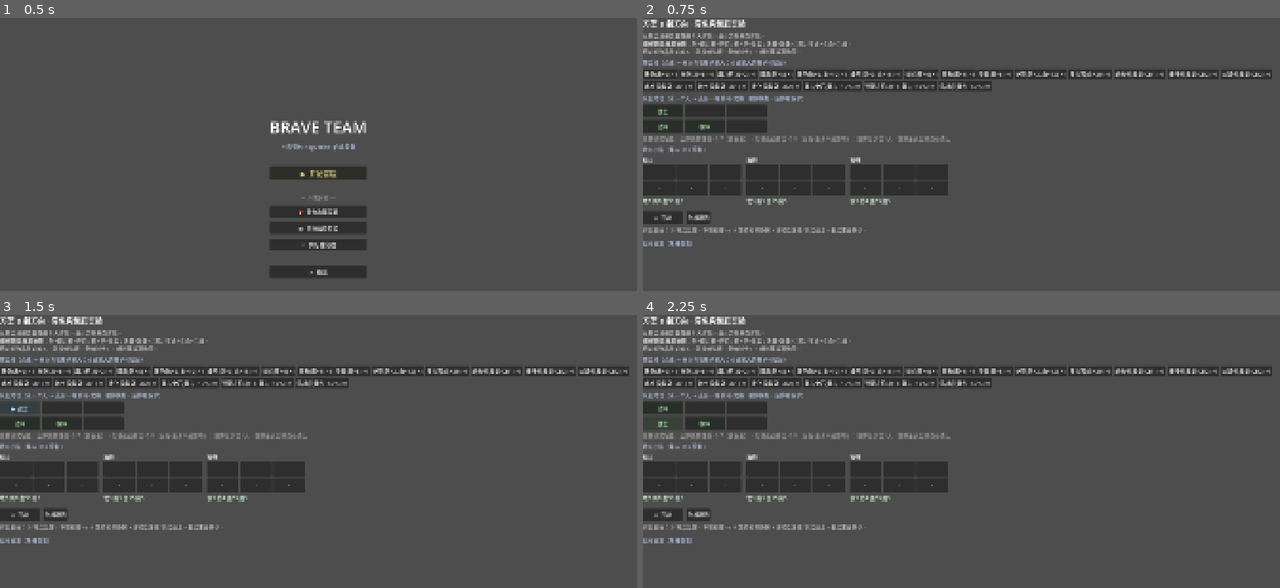
Above: before the commit, frames 1-4 (two rows, left to right).
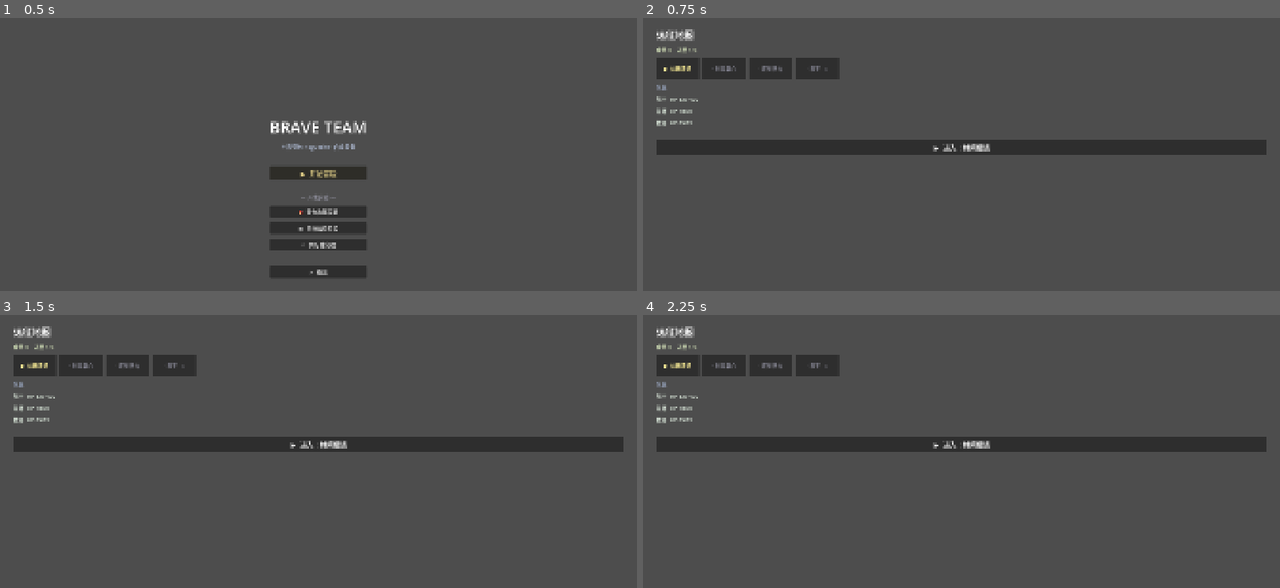
Above: after the commit, the same moments.

Repository: liyang29/Brave-Team
Game: Godot game, scene res://scenes/ui/TitleScreen.tscn
Same seed, same stepped clock (60 frames per second), same inputs: the game is played once before the commit and once after it.
Inputs (mouse positions are in pixels of both pictures, inside the frame that each line leads up to):
- Up to frame 1 (0.5 s): no input
- Up to frame 2 (0.75 s): click "▶ 开始冒险" at 0.5 s
- Up to frame 3 (1.5 s): click (19, 407) at 1.25 s, where only the run before the commit has a clickable "战士"
- Up to frame 4 (2.25 s): click (662, 424) at 2 s, where only the run before the commit has a clickable "法师"

Frame 1 is identical in both runs. In frame 2, 20% of the frame differs, in the area x 0-99%, y 0-84%; in frame 3, 20%; in frame 4, 20%.

Commit message:
feat(run): RunManager 跑局骨架 + 节点地图/遭遇 + 接入开始冒险
最小可跑闭环：标题→节点地图→遭遇(自动战斗,软站位)→回地图→打到魔王(通关)/全灭(失败)。

- RunManager(autoload)：状态机(MAP/ENCOUNTER/VICTORY/GAME_OVER)+队伍+金币+
  节点地图进度+start_run/enter/resolve_encounter。起手队伍占位数值(待背包prep接入)，
  HP跨节点保留(消耗战)。取代旧 GameManager/HeroManager/GuildManager/DataManager 里
  roguelike 真正需要的那部分。
- scenes/run/RunMap：节点路径+进度+队伍状态+进入按钮+胜利/失败横幅。
- scenes/run/Encounter：敌人/队伍预览→开战 BattleSimulator(soft_row)→结果+日志→继续回报。
- TitleScreen"开始冒险"→start_run→进地图（不再是占位）。
- test_run_manager（开局/前进通关/末节点为boss/战败结束）；全量 71/71 绿。

下一步：把背包构筑作为遭遇前的 prep 界面接入（当前遭遇是纯自动）。

Co-Authored-By: Claude Opus 4.8 <noreply@anthropic.com>

Diff:
--- a/project.godot
+++ b/project.godot
@@ -8,6 +8,10 @@
 config/name="Brave Team"
 run/main_scene="res://scenes/ui/TitleScreen.tscn"
 config/features=PackedStringArray("4.6", "Forward Plus")
+
+[autoload]
+
+RunManager="*res://scripts/autoload/RunManager.gd"
 
 [display]
 
--- /dev/null
+++ b/scenes/run/Encounter.tscn
@@ -0,0 +1,10 @@
+[gd_scene load_steps=2 format=3]
+
+[ext_resource type="Script" path="res://scripts/ui/Encounter.gd" id="1"]
+
+[node name="Encounter" type="Control"]
+layout_mode = 3
+anchors_preset = 15
+anchor_right = 1.0
+anchor_bottom = 1.0
+script = ExtResource("1")
--- /dev/null
+++ b/scenes/run/RunMap.tscn
@@ -0,0 +1,10 @@
+[gd_scene load_steps=2 format=3]
+
+[ext_resource type="Script" path="res://scripts/ui/RunMap.gd" id="1"]
+
+[node name="RunMap" type="Control"]
+layout_mode = 3
+anchors_preset = 15
+anchor_right = 1.0
+anchor_bottom = 1.0
+script = ExtResource("1")
--- /dev/null
+++ b/scripts/autoload/RunManager.gd
@@ -0,0 +1,132 @@
+extends Node
+
+# ─────────────────────────────────────────────────────────────────────────────
+# RunManager — roguelike 跑局状态单例（Autoload）
+#
+# 取代旧公会项目里 GameManager/HeroManager/GuildManager/DataManager 中 roguelike
+# 真正需要的那部分：游戏状态机 + 队伍 + 金币 + 地图进度。
+#
+# 当前为最小骨架：标题 → 节点地图 → 遭遇(自动战斗) → 回地图 → 打到魔王。
+# 起手队伍暂用占位数值（待"背包构筑 prep 界面"接入后由玩家搭背包决定战力）。
+# HP 跨节点保留（消耗战），阵亡永久（is_alive=false 不再参战）。
+# ─────────────────────────────────────────────────────────────────────────────
+
+signal state_changed(new_state)
+signal gold_changed(new_gold)
+signal depth_changed(new_depth)
+
+enum State { NONE, MAP, ENCOUNTER, VICTORY, GAME_OVER }
+
+var state: int = State.NONE
+var party: Array = []        # Array[Hero]，整局复用，HP 累积
+var gold: int = 0
+var depth: int = 0           # 当前所在节点索引（0 起）
+var nodes: Array = []        # [{ type, name, enemies:Array[EnemyData], gold:int }]
+var last_result = null       # 上一场 BattleResult（结果界面用）
+
+
+# ── 跑局生命周期 ──────────────────────────────────────────────────────────────
+
+func start_run() -> void:
+	party = _make_starter_party()
+	gold = 0
+	depth = 0
+	nodes = _build_map()
+	last_result = null
+	_set_state(State.MAP)
+
+
+func current_node() -> Dictionary:
+	return nodes[depth] if depth < nodes.size() else {}
+
+func is_boss_node() -> bool:
+	return current_node().get("type", "") == "boss"
+
+func alive_party() -> Array:
+	return party.filter(func(h): return h.is_alive())
+
+
+## 进入当前节点的遭遇
+func enter_current_node() -> void:
+	_set_state(State.ENCOUNTER)
+
+
+## 遭遇结束回报：胜 → 拿钱前进（到底=通关）；负 → 全灭游戏结束
+func resolve_encounter(won: bool, result = null) -> void:
+	last_result = result
+	if not won:
+		_set_state(State.GAME_OVER)
+		return
+	add_gold(int(current_node().get("gold", 0)))
+	depth += 1
+	depth_changed.emit(depth)
+	if depth >= nodes.size():
+		_set_state(State.VICTORY)
+	else:
+		_set_state(State.MAP)
+
+
+func add_gold(n: int) -> void:
+	gold += n
+	gold_changed.emit(gold)
+
+
+func _set_state(s: int) -> void:
+	state = s
+	state_changed.emit(s)
+
+
+# ── 起手队伍（占位：直接给一套数值；将来由背包构筑决定）──────────────────────
+
+func _make_starter_party() -> Array:
+	var w: Hero = _starter(Hero.HeroClass.WARRIOR, "战士", 130, 16, 12, 8, 0, 60, ["slash"])
+	var m: Hero = _starter(Hero.HeroClass.MAGE,    "法师", 70, 8, 4, 13, 19, 80, ["fireball"])
+	var p: Hero = _starter(Hero.HeroClass.PRIEST,  "牧师", 85, 6, 7, 9, 16, 80, ["holy_heal", "purify"])
+	return [w, m, p]
+
+func _starter(cls: int, nm: String, hp: int, atk: int, def_v: int, spd: int,
+			  magic: int, mp: int, skills: Array) -> Hero:
+	var hero: Hero = HeroFactory.create(cls)
+	hero.set("base_max_hp", hp)
+	hero.set("base_attack", atk)
+	hero.set("base_defense", def_v)
+	hero.set("base_speed",  spd)
+	hero.set("base_magic",  magic)
+	hero.set("base_mp",     mp)
+	var sk = hero.get("skills")
+	if sk != null:
+		sk.clear()
+	for s in skills:
+		hero.learn_skill(s)
+	hero.stat_block.rebuild()
+	hero.entity_name = nm
+	hero.current_hp = hero.get_max_hp()
+	return hero
+
+
+# ── 地图（占位：线性 3 战斗 + 1 魔王）────────────────────────────────────────
+
+func _build_map() -> Array:
+	return [
+		_node("battle", "林间遭遇", [_e("野狼", 70, 12, 4, 9), _e("野狼", 70, 12, 4, 9)], 20),
+		_node("battle", "剧毒巢穴", [_e("毒虫", 55, 11, 3, 11, "back", true), _e("石卫", 120, 13, 9, 6)], 25),
+		_node("battle", "废墟伏击", [_e("强盗", 95, 15, 6, 10), _e("游侠", 70, 14, 5, 12, "back", true)], 30),
+		_node("boss",   "魔王",     [_e("魔王", 260, 22, 12, 10), _e("爪牙", 90, 14, 6, 9)], 100),
+	]
+
+func _node(type: String, nm: String, enemies: Array, g: int) -> Dictionary:
+	return { "type": type, "name": nm, "enemies": enemies, "gold": g }
+
+func _e(nm: String, hp: int, atk: int, def_v: int, spd: int,
+		prow: String = "front", ranged: bool = false) -> EnemyData:
+	var en: EnemyData = EnemyData.new()
+	en.entity_name = nm
+	en.base_max_hp = hp
+	en.base_attack = atk
+	en.base_defense = def_v
+	en.base_speed = spd
+	en.base_magic = atk
+	en.preferred_row = prow
+	en.is_ranged = ranged
+	en.ai_type = EnemyData.AI_BASIC_ATTACK
+	return en
--- /dev/null
+++ b/scripts/ui/Encounter.gd
@@ -0,0 +1,136 @@
+extends Control
+
+# ─────────────────────────────────────────────────────────────────────────────
+# Encounter — 遭遇（最小骨架）
+# 读 RunManager 当前节点的敌人 + 队伍 → 开战(自动战斗, 软站位) → 结果 → 继续回报。
+# 注：HP 用 RunManager.party 现值（跨节点消耗）；这里暂无背包 prep（下一步接入）。
+# ─────────────────────────────────────────────────────────────────────────────
+
+const SCENE_MAP := "res://scenes/run/RunMap.tscn"
+
+var _result_label: RichTextLabel
+var _log_label: RichTextLabel
+var _action_btn: Button
+
+
+func _ready() -> void:
+	var root := VBoxContainer.new()
+	root.set_anchors_preset(Control.PRESET_FULL_RECT)
+	root.add_theme_constant_override("separation", 8)
+	root.offset_left = 40; root.offset_top = 24; root.offset_right = -40; root.offset_bottom = -24
+	add_child(root)
+
+	var node: Dictionary = RunManager.current_node()
+	var title := Label.new()
+	title.text = "遭遇：%s%s" % [node.get("name", "?"), "  ☠BOSS" if node.get("type") == "boss" else ""]
+	title.add_theme_font_size_override("font_size", 24)
+	root.add_child(title)
+
+	# 敌人预览
+	root.add_child(_section("敌人"))
+	for e in node.get("enemies", []):
+		var el := Label.new()
+		el.text = "%s  HP%d 攻%d 防%d  [%s]" % [
+			e.entity_name, e.base_max_hp, e.base_attack, e.base_defense,
+			"后排远程" if e.is_ranged else "前排"]
+		el.modulate = Color(1.0, 0.7, 0.65)
+		root.add_child(el)
+
+	# 队伍预览
+	root.add_child(_section("我方（HP 跨关保留）"))
+	for h in RunManager.party:
+		var hl := Label.new()
+		var dead := "（阵亡）" if not h.is_alive() else ""
+		hl.text = "%s  HP %d/%d  攻%d 防%d 魔%d%s" % [
+			h.entity_name, h.current_hp, h.get_max_hp(),
+			h.get_attack(), h.get_defense(), h.get_magic(), dead]
+		hl.modulate = Color(0.6, 0.6, 0.6) if not h.is_alive() else Color(0.8, 0.9, 0.8)
+		root.add_child(hl)
+
+	var spacer := Control.new(); spacer.custom_minimum_size = Vector2(0, 12)
+	root.add_child(spacer)
+
+	_action_btn = Button.new()
+	_action_btn.text = "⚔  开战"
+	_action_btn.custom_minimum_size = Vector2(200, 44)
+	_action_btn.add_theme_font_size_override("font_size", 20)
+	_action_btn.pressed.connect(_on_fight)
+	root.add_child(_action_btn)
+
+	_result_label = RichTextLabel.new()
+	_result_label.bbcode_enabled = true
+	_result_label.fit_content = true
+	_result_label.custom_minimum_size = Vector2(700, 0)
+	root.add_child(_result_label)
+
+	root.add_child(_section("战斗日志"))
+	_log_label = RichTextLabel.new()
+	_log_label.bbcode_enabled = true
+	_log_label.fit_content = true
+	_log_label.custom_minimum_size = Vector2(700, 0)
+	root.add_child(_log_label)
+
+
+func _on_fight() -> void:
+	var heroes: Array = RunManager.alive_party()
+	if heroes.is_empty():
+		return
+	var party: Party = Party.create(heroes, null, 0.4)
+	party.positioning_mode = "soft_row"
+	for h in heroes:
+		party.set_row(h, _default_row(h))
+
+	var enemies: Array = RunManager.current_node().get("enemies", [])
+	var result: BattleResult = BattleSimulator.simulate(party, enemies)
+	_render_result(result)
+
+
+func _default_row(hero) -> String:
+	if hero.hero_class == Hero.HeroClass.WARRIOR or hero.hero_class == Hero.HeroClass.ROGUE:
+		return "front"
+	return "back"
+
+
+func _render_result(result: BattleResult) -> void:
+	var won: bool = result.party_won
+	var head := "[color=lime][b]✅ 胜利[/b][/color]" if won else "[color=red][b]❌ 团灭[/b][/color]"
+	var survivors: Array = []
+	for h in RunManager.party:
+		if h.is_alive():
+			survivors.append("%s(%d)" % [h.entity_name, h.current_hp])
+	var line := "\n存活：%s" % (", ".join(survivors) if not survivors.is_empty() else "无")
+	_result_label.text = "%s（%d 回合）%s" % [head, result.total_turns, line]
+
+	# 简短日志（最后 16 行）
+	var lines: Array = []
+	for log in result.turn_logs:
+		lines.append(_fmt(log))
+	if lines.size() > 16:
+		lines = lines.slice(lines.size() - 16)
+	_log_label.text = "\n".join(lines)
+
+	# 切换为"继续"，回报 RunManager
+	_action_btn.text = "继续 ▶"
+	for c in _action_btn.pressed.get_connections():
+		_action_btn.pressed.disconnect(c.callable)
+	_action_btn.pressed.connect(func():
+		RunManager.resolve_encounter(won, result)
+		get_tree().change_scene_to_file(SCENE_MAP))
+
+
+func _fmt(log) -> String:
+	if log.skill_id == "dot_tick":
+		return "[color=#9b6dff]☠ %s 毒伤 %d[/color]" % [log.target_name, log.damage]
+	var act := "普攻" if log.skill_id.is_empty() else SkillTable.get_display_name(log.skill_id)
+	var crit := " [color=gold]暴击![/color]" if log.is_crit else ""
+	var kill := "（击杀）" if log.is_kill else ""
+	if log.damage > 0 or not log.skill_id.is_empty():
+		return "%s【%s】→ %s %d%s%s" % [log.actor_name, act, log.target_name, log.damage, crit, kill]
+	return "%s【%s】" % [log.actor_name, act]
+
+
+func _section(t: String) -> Label:
+	var l := Label.new()
+	l.text = t
+	l.modulate = Color(0.6, 0.65, 0.75)
+	return l
--- /dev/null
+++ b/scripts/ui/RunMap.gd
@@ -0,0 +1,101 @@
+extends Control
+
+# ─────────────────────────────────────────────────────────────────────────────
+# RunMap — 跑局节点地图（最小骨架）
+# 读 RunManager：MAP→显示节点路径+进入按钮；VICTORY/GAME_OVER→横幅+返回标题。
+# ─────────────────────────────────────────────────────────────────────────────
+
+const SCENE_ENCOUNTER := "res://scenes/run/Encounter.tscn"
+const SCENE_TITLE := "res://scenes/ui/TitleScreen.tscn"
+
+func _ready() -> void:
+	var root := VBoxContainer.new()
+	root.set_anchors_preset(Control.PRESET_FULL_RECT)
+	root.add_theme_constant_override("separation", 12)
+	root.offset_left = 40; root.offset_top = 30; root.offset_right = -40; root.offset_bottom = -30
+	add_child(root)
+
+	match RunManager.state:
+		RunManager.State.VICTORY:
+			_banner(root, "[color=gold]🏆 通关！[/color]\n打到了魔王，金币 %d。" % RunManager.gold)
+			return
+		RunManager.State.GAME_OVER:
+			_banner(root, "[color=red]💀 全灭[/color]\n队伍倒在了第 %d 关。" % (RunManager.depth + 1))
+			return
+
+	# ── 正常地图 ──
+	var title := Label.new()
+	title.text = "远征地图"
+	title.add_theme_font_size_override("font_size", 28)
+	root.add_child(title)
+
+	var info := Label.new()
+	info.text = "金币 %d    进度 %d/%d" % [RunManager.gold, RunManager.depth + 1, RunManager.nodes.size()]
+	info.modulate = Color(0.8, 0.85, 0.7)
+	root.add_child(info)
+
+	# 节点路径
+	var path := HBoxContainer.new()
+	path.add_theme_constant_override("separation", 10)
+	for i in range(RunManager.nodes.size()):
+		var n: Dictionary = RunManager.nodes[i]
+		var cell := PanelContainer.new()
+		cell.custom_minimum_size = Vector2(130, 64)
+		var lbl := Label.new()
+		lbl.horizontal_alignment = HORIZONTAL_ALIGNMENT_CENTER
+		lbl.vertical_alignment = VERTICAL_ALIGNMENT_CENTER
+		var mark := "✓" if i < RunManager.depth else ("▶" if i == RunManager.depth else "·")
+		var boss := "  ☠" if n.get("type") == "boss" else ""
+		lbl.text = "%s %s%s" % [mark, n.get("name", "?"), boss]
+		if i < RunManager.depth:
+			lbl.modulate = Color(0.5, 0.8, 0.5)
+		elif i == RunManager.depth:
+			lbl.modulate = Color(1.0, 0.95, 0.6)
+		else:
+			lbl.modulate = Color(0.5, 0.5, 0.55)
+		cell.add_child(lbl)
+		path.add_child(cell)
+	root.add_child(path)
+
+	# 队伍状态
+	root.add_child(_section("队伍"))
+	for h in RunManager.party:
+		var hl := Label.new()
+		var dead := "（阵亡）" if not h.is_alive() else ""
+		hl.text = "%s  HP %d/%d%s" % [h.entity_name, h.current_hp, h.get_max_hp(), dead]
+		hl.modulate = Color(0.6, 0.6, 0.6) if not h.is_alive() else Color(0.85, 0.9, 0.85)
+		root.add_child(hl)
+
+	# 进入按钮
+	var spacer := Control.new(); spacer.custom_minimum_size = Vector2(0, 16)
+	root.add_child(spacer)
+	var node: Dictionary = RunManager.current_node()
+	var enter := Button.new()
+	enter.text = "▶  进入：%s" % node.get("name", "?")
+	enter.custom_minimum_size = Vector2(240, 44)
+	enter.add_theme_font_size_override("font_size", 20)
+	enter.pressed.connect(func():
+		RunManager.enter_current_node()
+		get_tree().change_scene_to_file(SCENE_ENCOUNTER))
+	root.add_child(enter)
+
+
+func _banner(root: VBoxContainer, bbcode: String) -> void:
+	var rt := RichTextLabel.new()
+	rt.bbcode_enabled = true
+	rt.fit_content = true
+	rt.add_theme_font_size_override("normal_font_size", 26)
+	rt.text = bbcode
+	root.add_child(rt)
+	var btn := Button.new()
+	btn.text = "返回标题"
+	btn.custom_minimum_size = Vector2(180, 40)
+	btn.pressed.connect(func(): get_tree().change_scene_to_file(SCENE_TITLE))
+	root.add_child(btn)
+
+
+func _section(t: String) -> Label:
+	var l := Label.new()
+	l.text = t
+	l.modulate = Color(0.6, 0.65, 0.75)
+	return l
--- a/scripts/ui/TitleScreen.gd
+++ b/scripts/ui/TitleScreen.gd
@@ -10,6 +10,7 @@
 # 做好后，改为进正式跑局场景即可。
 # ─────────────────────────────────────────────────────────────────────────────
 
+const SCENE_RUNMAP   := "res://scenes/run/RunMap.tscn"
 const SCENE_BACKPACK := "res://scenes/experiments/BackpackExperiment.tscn"
 const SCENE_GRID     := "res://scenes/experiments/GridExperiment.tscn"
 const SCENE_POSITION := "res://scenes/experiments/PositionExperiment.tscn"
@@ -74,8 +75,9 @@
 
 
 func _on_start() -> void:
-	# 占位：当前进背包实验（唯一可玩核心）。RunManager/跑局场景做好后改这里。
-	_goto(SCENE_BACKPACK)
+	# 开新跑局 → 节点地图
+	RunManager.start_run()
+	_goto(SCENE_RUNMAP)
 
 
 func _goto(scene_path: String) -> void:
--- /dev/null
+++ b/tests/test_run_manager.gd
@@ -0,0 +1,34 @@
+extends GutTest
+
+# RunManager（autoload）跑局状态机的最小验证。
+
+func test_start_run_sets_up_state() -> void:
+	RunManager.start_run()
+	assert_eq(RunManager.state, RunManager.State.MAP, "开局进入地图")
+	assert_eq(RunManager.party.size(), 3, "起手 3 人小队")
+	assert_eq(RunManager.gold, 0, "起手金币 0")
+	assert_eq(RunManager.depth, 0, "起手在第 0 节点")
+	assert_gt(RunManager.nodes.size(), 0, "地图有节点")
+	assert_eq(RunManager.current_node().get("type"), "battle", "第一个节点是战斗")
+
+
+func test_win_advances_then_victory() -> void:
+	RunManager.start_run()
+	var n: int = RunManager.nodes.size()
+	for i in range(n):
+		RunManager.resolve_encounter(true)
+	assert_eq(RunManager.state, RunManager.State.VICTORY, "打完全部节点 = 通关")
+	assert_gt(RunManager.gold, 0, "胜利累积金币")
+
+
+func test_last_node_is_boss() -> void:
+	RunManager.start_run()
+	for i in range(RunManager.nodes.size() - 1):
+		RunManager.resolve_encounter(true)
+	assert_true(RunManager.is_boss_node(), "最后一个节点是魔王")
+
+
+func test_loss_is_game_over() -> void:
+	RunManager.start_run()
+	RunManager.resolve_encounter(false)
+	assert_eq(RunManager.state, RunManager.State.GAME_OVER, "战败 = 游戏结束")
Not shown, added: scripts/autoload/RunManager.gd.uid
Not shown, added: scripts/ui/Encounter.gd.uid
Not shown, added: scripts/ui/RunMap.gd.uid
Not shown, added: tests/test_run_manager.gd.uid
Not shown, removed: scenes/run/.gitkeep
Not shown, removed: scripts/autoload/.gitkeep
